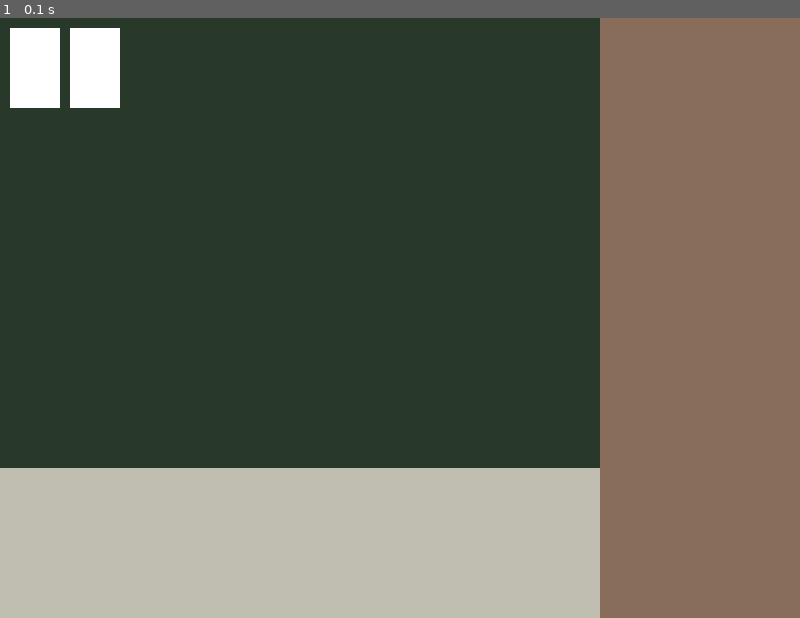
Above: before the commit, frame 1.
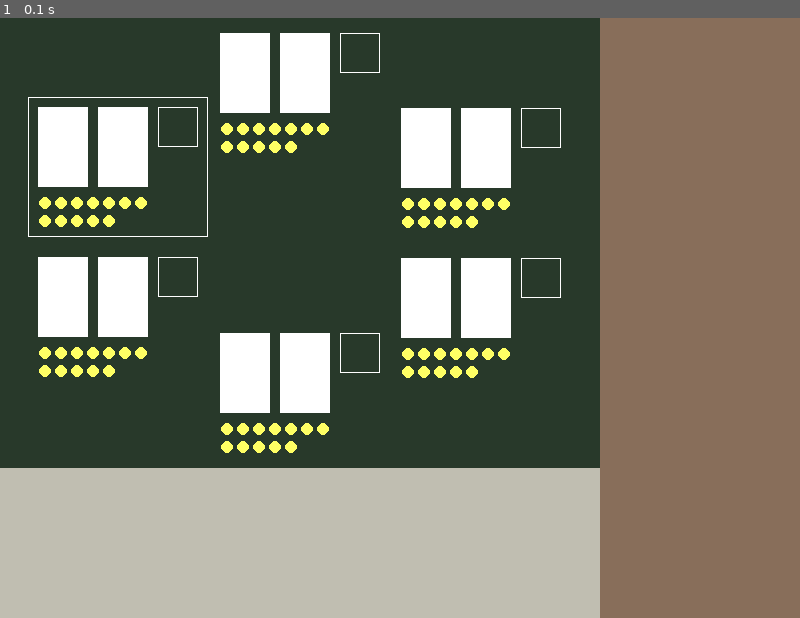
Above: after the commit, the same moment.

Repository: tmiltonj/depose
Game: pygame game, started from depose/pygame_view.py
Two runs of this game, one before a commit and one after it. Both use one fixed random seed, a clock stepped at 60 frames per second and the inputs below.
Inputs:
- Up to frame 1 (0.1 s): no input

The runs differ from the first frame. In frame 1, 13% of the frame differs, in the area x 1-71%, y 1-73%.

Commit message:
Basic table layout

Diff:
--- a/depose/pygame_view.py
+++ b/depose/pygame_view.py
@@ -1,16 +1,50 @@
 import pygame
+import math
 
 pygame.init()
+
+# Colours
+black = (0, 0, 0)
+table_bg = (40, 57, 42)
+action_bg = (192, 190, 177)
+sidebar_bg = (136, 110, 90)
 
 class Card:
     width = 50
     height = 80
+    color = (255, 255, 255)
 
-    def __init__(self):
-        self.color = (255, 255, 255)
+    def draw(surface, x, y):
+        surface.fill(Card.color, pygame.Rect(x, y, Card.width, Card.height))
 
-    def draw(self, surface, x, y):
-        surface.fill(self.color, pygame.Rect(x, y, Card.width, Card.height))
+class PlayerCard:
+    width = 180
+    height = 140
+    bg_color = table_bg
+
+    def draw(surface, player, x, y, active=False):
+        width = PlayerCard.width
+        height = PlayerCard.height
+        player_card = pygame.Surface((width, height))
+        player_card.fill(PlayerCard.bg_color)
+
+        # Outline
+        if active:
+            pygame.draw.rect(player_card, (255, 255, 255), pygame.Rect(0, 0, width, height), 1)
+
+        # Cards
+        Card.draw(player_card, 10, 10)
+        Card.draw(player_card, 70, 10)
+
+        # Coins
+        for i in range(12):
+            pygame.draw.circle(player_card, (255, 255, 100), (17 + ((i % 7) * 16), 106 + 18 * (i // 7)), 6)
+
+        # Avatar
+        pygame.draw.rect(player_card, (255, 255, 255), pygame.Rect(130, 10, 40, 40), 1)
+
+        # Draw player card
+        surface.blit(player_card, pygame.Rect(x - width / 2, y - height / 2, width, height))
 
 # Main canvas
 size = width, height = (800, 600)
@@ -26,13 +60,19 @@
 sidebar_w, sidebar_h = (200, 600)
 sidebar = pygame.Surface((sidebar_w, sidebar_h))
 
-# Colours
-black = (0, 0, 0)
-table_bg = (40, 57, 42)
-action_bg = (192, 190, 177)
-sidebar_bg = (136, 110, 90)
 
-player_cards = [Card(), Card()]
+def draw_player_cards(players, surface, x, y):
+    angle = 2 * math.pi / len(players)
+    x_dist = 210
+    y_dist = 150
+
+    box_w = 170
+    box_h = 120
+
+    for ii, player in enumerate(players):
+        x_draw = x + x_dist * math.sin(ii * angle)
+        y_draw = y + y_dist * math.cos(ii * angle)
+        PlayerCard.draw(surface, player, x_draw, y_draw, active=(ii == 4))
 
 running = True
 while running:
@@ -46,8 +86,8 @@
     action.fill(action_bg)
     sidebar.fill(sidebar_bg)
 
-    player_cards[0].draw(table, 10, 10)
-    player_cards[1].draw(table, 70, 10)
+    draw_player_cards(['a', 'b', 'c', 'd', 'e', 'f'], table, table_w / 2, table_h / 2)
+    #draw_player_cards(['a', 'b', 'c', 'd', 'e'], table, table_w / 2, table_h / 2)
 
     # Draw views to main canvas
     screen.blit(table, (0, 0))
